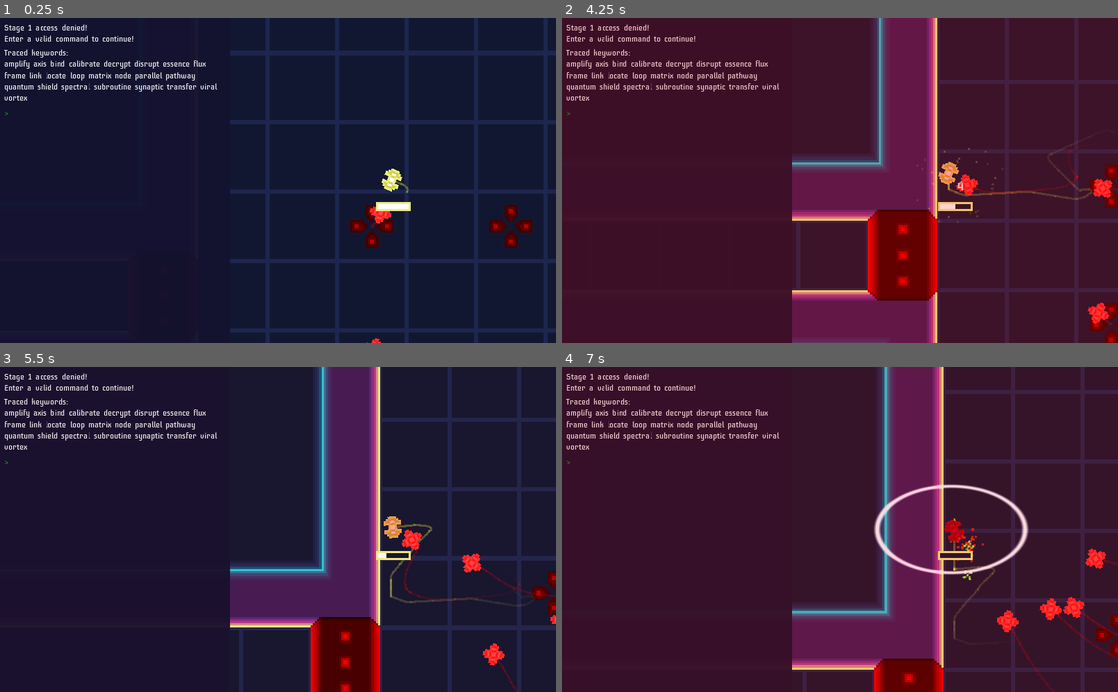
Above: before the commit, frames 1-4 (two rows, left to right).
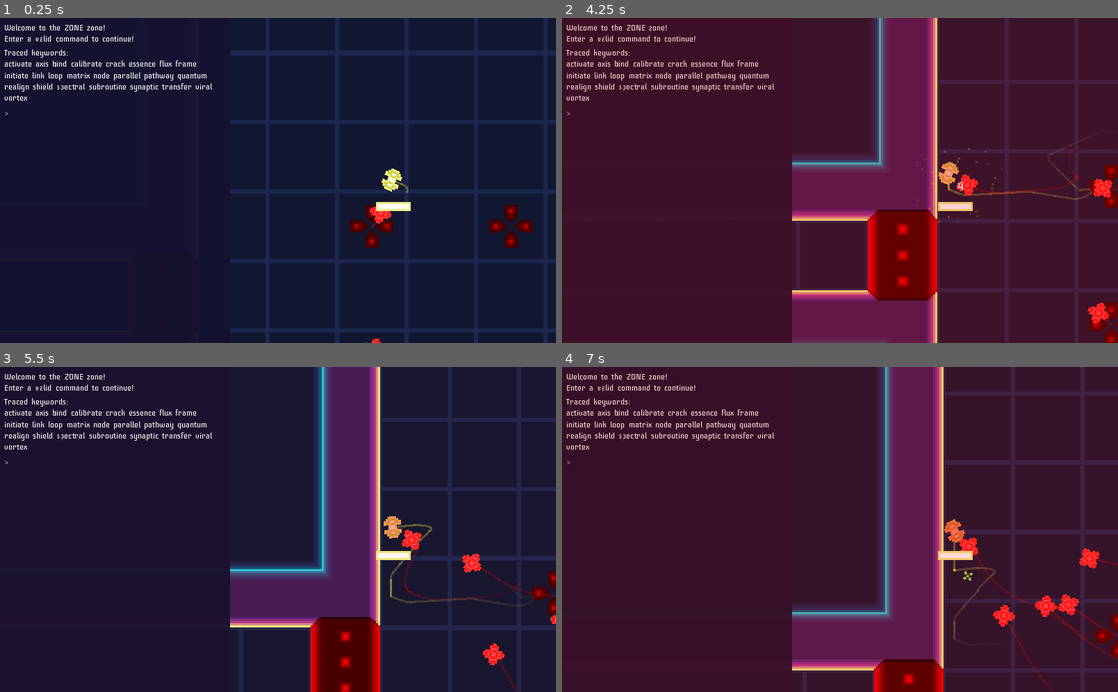
Above: after the commit, the same moments.

Repository: kosinaz/loop-breakerz
Game: Godot game, scene res://map.tscn
Two runs of this game, one before a commit and one after it. Both use one fixed random seed, a clock stepped at 60 frames per second and the inputs below.
Inputs (mouse positions are in pixels of both pictures, inside the frame that each line leads up to):
- Up to frame 1 (0.25 s): no input
- Up to frame 2 (4.25 s): tap Enter at 0.5 s; move the mouse to (812, 245) at 0.52 s; tap 0 every 0.75 s from 0.6 to 3.6 s; move the mouse to (1006, 229) at 1.27 s; move the mouse to (673, 131) at 2.02 s; move the mouse to (867, 180) at 2.77 s; move the mouse to (756, 99) at 3.52 s
- Up to frame 3 (5.5 s): move the mouse to (400, 513) at 4.27 s; tap 0 at 4.35, 5.1 s; move the mouse to (166, 545) at 5.02 s
- Up to frame 4 (7 s): move the mouse to (895, 458) at 5.77 s; tap 0 at 5.85, 6.6 s; move the mouse to (812, 594) at 6.52 s

The runs differ from the first frame. In frame 1, 1.3% of the frame differs, in the area x 0-40%, y 1-30%; in frame 2, 1.3%; in frame 3, 1.4%; in frame 4, 4.7%, in the area x 0-100%, y 0-100%.

Commit message:
add deploy and unlock commands

Diff:
--- a/Loop Breakerz/breaker-panel.gd
+++ b/Loop Breakerz/breaker-panel.gd
@@ -1,32 +1,38 @@
 extends CanvasLayer
 
-var commands = [
-	["deploy", "amplify", "calibrate", "realign", "transfer", "activate", "trigger", "initiate", "unseal", "locate", "engage", "elevate", "decrypt", "access", "disrupt", "crack", "unlock"],
+var access_commands = [
+	["amplify", "calibrate", "realign", "transfer", "activate", "trigger", "initiate", "unseal", "locate", "engage", "elevate", "decrypt", "access", "disrupt", "crack"],
 	["sigma", "synthetic", "hyperion", "echo", "viral", "cascade", "parallel", "grid", "vortex", "quantum", "axis", "synaptic"],
 	["drive", "flux", "paradox", "circuit", "matrix", "frame", "axon", "subroutine", "node", "spectral", "synch", "fusion", "feedback"],
 	["essence", "synth", "pulse", "bind", "spectrum", "pathway", "stream", "loop", "field", "shield", "link"]
 ]
-var coords = [
-	["alpha", "bravo", "charlie", "delta", "echo", "foxtrot", "golf", "hotel", "india", "juliet", "kilo", "lima", "mike", "november", "oscar", "papa", "quebec", "romeo", "sierra", "tango", "uniform", "victor", "whiskey", "x-ray", "yankee", "zulu"],
-	["alpha", "beta", "gamma", "delta", "epsilon", "zeta", "eta", "theta", "iota", "kappa", "lambda", "mu", "nu", "xi", "omicron", "pi", "rho", "sigma", "tau", "upsilon", "phi", "chi", "psi", "omega"],
-	["aether", "beacon", "circuit", "drift", "element", "forge", "glyph", "haven", "impulse", "junction", "keystone", "lattice", "monolith", "nexus", "obsidian", "phantom", "quasar", "relic", "sphere", "tether", "umbra", "vector", "wavelength", "xylon", "yield", "zephyr"]
+var maintenance_commands = ["deploy", "queued", "entity", "at", "unlock", "zone", "gateway"]
+var coords = ["alpha", "beta", "gamma", "delta", "epsilon", "zeta", "eta", "theta", "iota", "kappa", "lambda", "mu", "nu", "xi", "omicron", "pi", "rho", "sigma", "tau", "upsilon", "phi", "chi", "psi", "omega"]
+var responses = [
+	"Welcome to the ZONE zone!\nEnter a valid command to continue!",
+	"Access denied!\nEnter a valid command to continue!",
+	"Access granted!\nEnter a valid zone maintenance command!",
+	"Invalid command!\nEnter a valid zone maintenance command!",
+	"UPGRADE is deployed at POSITION!\nEnter a valid zone maintenance command!",
+	"ZONE gateway is unlocked at POSITION!\nEnter a valid zone maintenance command!",
 ]
-var params = [
-	["-analyze-account", "-auto-reroute", "-system-backup", "-override-gate", "-close-loop", "-cache-lock", "-fail-safe", "-integrity-check", "-initialize-key", "-protocol-delay", "-optimize-thread", "-network-scan", "-runtime-lock"],
-	["-hash-speed", "-subroutine-priority", "-boost-level", "-uplink-protocol-layer", "-vector-sync", "-lock-security", "-flux-capacity", "-trace-pathway", "-core-hash", "-link-strength", "-redirect-flow", "-amplify-rate", "-scan-frequency", "-bypass-rate", "-process-stack"],
-]
-var responses = [
-	"Stage 1 access denied!\nEnter a valid command to continue!",
-	"Stage 1 access granted!\nStage 2 access denied!\nEnter a valid command to continue!",
-	"Stage 1 access granted!\nStage 2 access granted!\nStage 3 access denied!\nEnter a valid command to continue!",
-	"All access granted!\nEnter a valid zone maintenance command!",
-]
-var stage = 0
-var expected_command = ""
+enum STATES {
+	WELCOME,
+	DENIED,
+	GRANTED,
+	INVALID,
+	DEPLOYED,
+	UNLOCKED,
+}
+var state = STATES.WELCOME
+var access_command = ""
 var entered_line = null
 var keywords = []
 var revealed = -1
 var guesses = []
+var zones = [Vector2(10, 7), Vector2(6, 5), Vector2(10, 1)]
+var spawners = [Vector2(6, 4), Vector2(2, 4), Vector2(1, 9), Vector2(3, 8), Vector2(2, 2), Vector2(7, 1)]
+var factory = Vector2(5, 5)
 onready var response_label = $"%Response"
 onready var keywords_label = $"%Keywords"
 onready var guesses_container = $"%Guesses"
@@ -35,21 +41,40 @@
 
 func _ready():
 	randomize()
+	state = STATES.WELCOME
+	response_label.text = responses[state]
 	generate()
 
 func generate():
 	keywords = []
 	revealed = -1
-	expected_command = ""
+	access_command = ""
 	for guess in guesses_container.get_children():
 		guess.queue_free()
-	response_label.text = responses[stage]
-	for i in commands.size():
-		commands[i].shuffle()
-		keywords += commands[i].slice(0, 5)
-		expected_command += commands[i][0] + " "
-	expected_command = expected_command.rstrip(" ")
-	print(expected_command)
+	if state == STATES.WELCOME:
+		for i in access_commands.size():
+			access_commands[i].shuffle()
+			keywords += access_commands[i].slice(0, 5)
+			access_command += access_commands[i][0] + " "
+	if state == STATES.GRANTED:
+		keywords += maintenance_commands
+		for zone in zones:
+			if not keywords.has(coords[zone.x]):
+				keywords.append(coords[zone.x])
+			if not keywords.has(str(zone.y)):
+				keywords.append(str(zone.y))
+		for spawner in spawners:
+			if not keywords.has(coords[spawner.x]):
+				keywords.append(coords[spawner.x])
+			if not keywords.has(str(spawner.y)):
+				keywords.append(str(spawner.y))
+		if not keywords.has(coords[factory.x]):
+			keywords.append(coords[factory.x])
+		if not keywords.has(str(factory.y)):
+			keywords.append(str(factory.y))
+
+	access_command = access_command.rstrip(" ")
+	print(access_command)
 	keywords.sort()
 	keywords_label.text = "Traced keywords:\n"
 	for keyword in keywords:
@@ -60,18 +85,52 @@
 		return
 	var c = event.as_text().to_lower()
 	if c == "enter":
-		if command_label.text.rstrip(" ") == expected_command:
-			if stage < 3:
-				stage += 1
+		execute_command()
+		return
+	if c.length() == 1:
+		handle_input(c)
+
+func execute_command():
+	print(state)
+	if state == STATES.WELCOME or state == STATES.DENIED:
+		print("checking")
+		if command_label.text.rstrip(" ") == access_command:
+			state = STATES.GRANTED
+			print("granted")
 			generate()
+			command_label.text = ""
+			return
 		elif command_label.text.rstrip(" ").split(" ").size() == 4:
 			var guess = command_label.duplicate()
 			guess.text = guess.text.rstrip(" ")
 			guesses_container.add_child(guess)
+		state = STATES.DENIED
 		command_label.text = ""
 		return
-	if c.length() == 1:
-		handle_input(c)
+	var command = command_label.text.rstrip(" ")
+	var words = command.split(" ")
+	if words.size() != 6:
+		state = STATES.INVALID
+		command_label.text = ""
+		return
+	if command.begins_with("deploy queued entity at"):
+		var pos = Vector2(coords.find(words[4]), int(words[5]))
+		if factory == pos:
+			state = STATES.DEPLOYED
+			command_label.text = ""
+			return
+		if spawners.has(pos):
+			state = STATES.DEPLOYED
+			command_label.text = ""
+			return
+	if command.begins_with("unlock zone gateway at"):
+		var pos = Vector2(coords.find(words[4]), int(words[5]))
+		if zones.has(pos):
+			state = STATES.UNLOCKED
+			command_label.text = ""
+			return
+	state = STATES.INVALID
+	command_label.text = ""
 
 func handle_input(c):
 	var current_word = Array(command_label.text.split(" ")).back()
@@ -84,12 +143,22 @@
 
 
 func reveal_next():
+	if not (state == STATES.WELCOME or state == STATES.DENIED):
+		if guesses_container.get_child_count() == 0:
+			var guess = command_label.duplicate()
+			guess.bbcode_text = "[color=#00ff00]deploy queued entity at[/color] [color=red][s]alpha 1[/s][/color] "
+			guesses_container.add_child(guess)
+		elif guesses_container.get_child_count() == 1:
+			var guess = command_label.duplicate()
+			guess.bbcode_text = "[color=#00ff00]unlock zone gateway at[/color] [color=red][s]alpha 1[/s][/color] "
+			guesses_container.add_child(guess)
+		return
 	if guesses_container.get_child_count() <= revealed + 1:
 		return
 	revealed += 1
 	var guess = guesses_container.get_child(revealed)
 	var words = guess.text.split(" ")
-	var expected_words = expected_command.split(" ")
+	var expected_words = access_command.split(" ")
 	var revealed_text = ""
 	for i in range(words.size()):
 		if expected_words[i] == words[i]:
--- a/Loop Breakerz/breaker-panel.tscn
+++ b/Loop Breakerz/breaker-panel.tscn
@@ -62,7 +62,6 @@
 margin_right = 8.0
 margin_bottom = 17.0
 size_flags_stretch_ratio = 0.25
-custom_colors/font_color = Color( 0, 1, 0.0156863, 1 )
 text = ">"
 
 [node name="Command" type="RichTextLabel" parent="Panel/VBoxContainer/HBoxContainer"]
--- a/Loop Breakerz/looper.gd
+++ b/Loop Breakerz/looper.gd
@@ -2,7 +2,7 @@
 
 # Player speed and velocity
 var speed = 40
-var health = 10
+var health = 100
 var velocity = Vector2()
 var damaged = false
 var died = false
